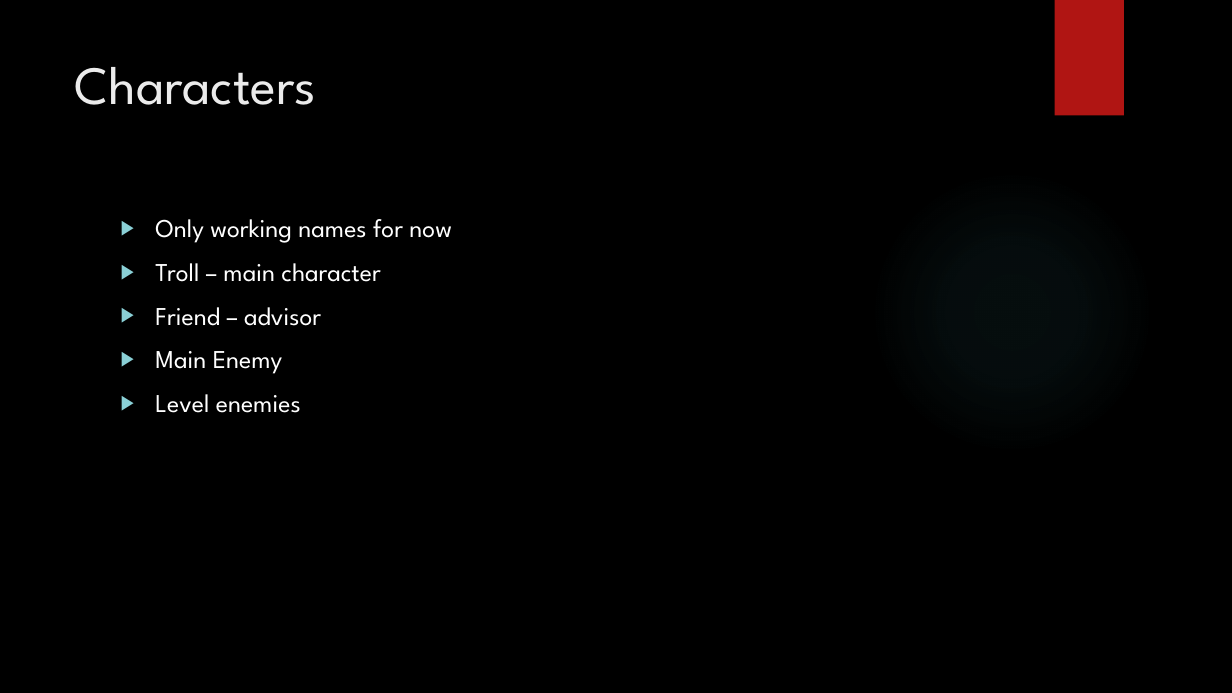
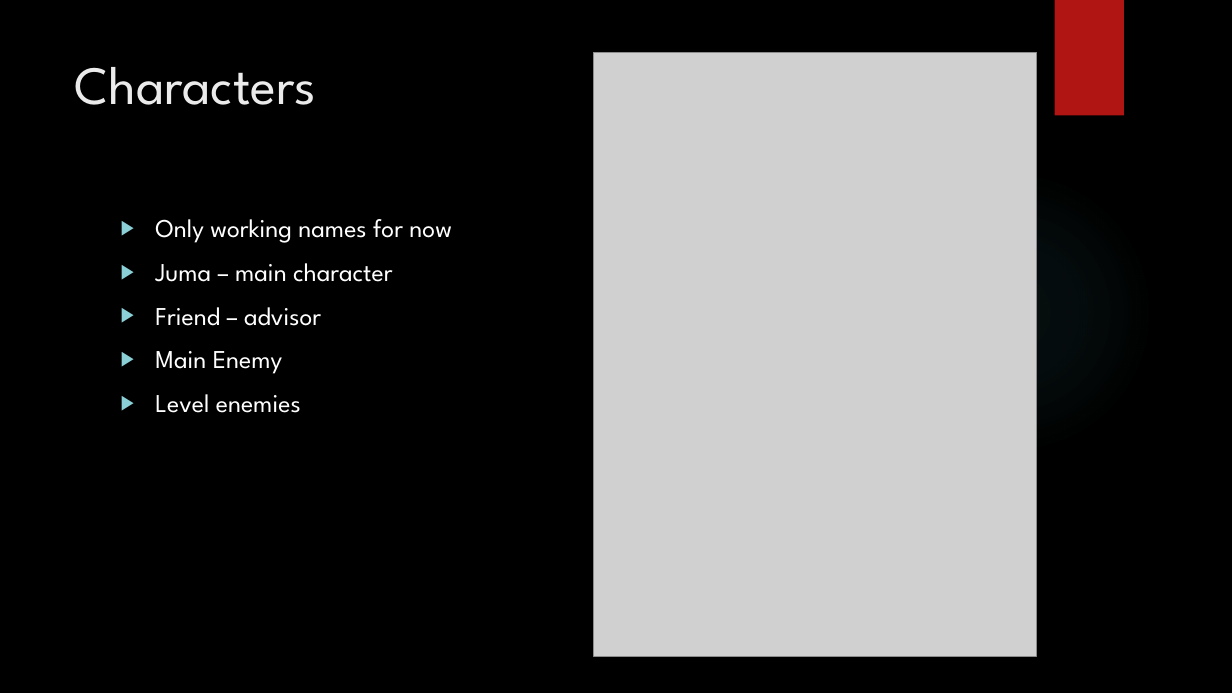
Before and after one commit to PV255/Unity-Project-Template, a slide deck: slide 6 of TrollingPresentation01.pptx. Drawn at 1232x693 pixels with LibreOffice and Linux fonts; fonts in the diff are those of the drawing; grey boxes stand for pictures; background and template pictures are left out. Boxes give left, top, right and bottom in pixels: in the first picture for what was removed or moved away, otherwise in the second. Text is boxed around its words. In the diff, an @@ line names an element or a change of style, - is before the commit and + after.

```diff
--- a/TrollingPresentation01.pptx
+++ b/TrollingPresentation01.pptx
@@ picture added at box(594, 53, 1037, 657) @@
@@ text at box(155, 263, 392, 282): text changed @@
-▶ Troll – main character
+▶ Juma – main character
```
Also in this commit, not shown: 25 other files.
